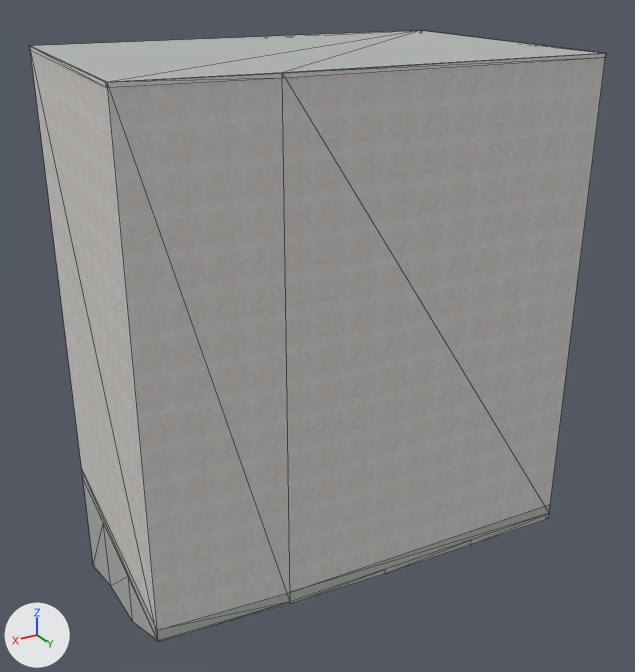
Renders of the Blender file assets/blender/buildings/osm-way-49379084.blend from each side of a commit.
Both versions are drawn from a 50 mm lens placed at (13.3, 22.7, 17.4), pointed at (-0.4, -0.1, 6.0). Every picture has the same lights, and +X, +Y and +Z are marked at lower left. The first picture is the older version. Mesh edges are drawn as thin lines.

Names of what the first picture shows: 'building foundation 49379084', 'reality 49379084 near reality aged pale plaster', 'reality 49379084 near reality concrete plinth', 'reality 49379084 near reality flat weathered roof', 'reality 49379084 near reality pale aluminum sill'.
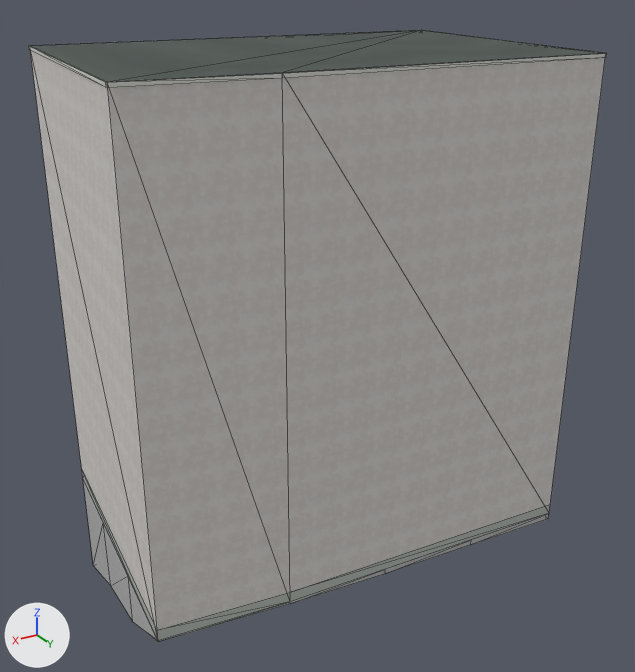
Location of each change, (x1, y1, x2, y2) in pixels of the pictures (635 x 672 px):
'reality 49379084 near reality flat weathered roof', surface changed (darker)
    both: (31, 30, 604, 82)
part 1 of me_reality_49379084_near_reality_pale_aluminum_sill, built on
    both: (29, 30, 604, 85)

Edits to the bpy script that builds the scene:
```text
Add img_roof_color_png:
    img_roof_color_png = load_image('roof-color.png', '../../../public/models/architecture/textures/roof-color.png', 256, 256, 'sRGB')
Add img_roof_normal_png:
    img_roof_normal_png = load_image('roof-normal.png', '../../../public/models/architecture/textures/roof-normal.png', 256, 256, 'Non-Color')
Change mat_reality_flat_weathered_roof:
    remove # nodes: BsdfPrincipled, OutputMaterial
    remove # colours: grey #b3b7b4
    nodes: BsdfPrincipled, MixRGB, NormalMap, OutputMaterial, TexImage x2
    colours: white #ffffff
    uses the picture img_roof_color_png
    uses the picture img_roof_normal_png
Change me_reality_49379084_near_reality_pale_aluminum_sill:
    used by ob_reality_49379084_near_reality_pale_aluminum_sill; parent = ob_osm_way_49379084; location = (0.0, 0.0, 0.0)
    remove me_reality_49379084_near_reality_pale_aluminum_sill.from_pydata(...)  # 20 vertices, 10 faces; spans x -7.25..7.25, y -5.31..5.14, z 14.89..15.0
    add me_reality_49379084_near_reality_pale_aluminum_sill.from_pydata(...)  # 40 vertices, 20 faces; spans x -7.25..7.25, y -5.31..5.14, z 14.89..15.0
    me_reality_49379084_near_reality_pale_aluminum_sill part 1
    10 faces are deleted
    11 vertices are added at x -7.22..7.22, y -5.28..5.11, z 15.0
    9 new vertices lie (0.0, 0.0, 0.11) away from vertices in x -7.25..7.25, y -5.31..5.14, z 14.89
    20 new faces join them
```
